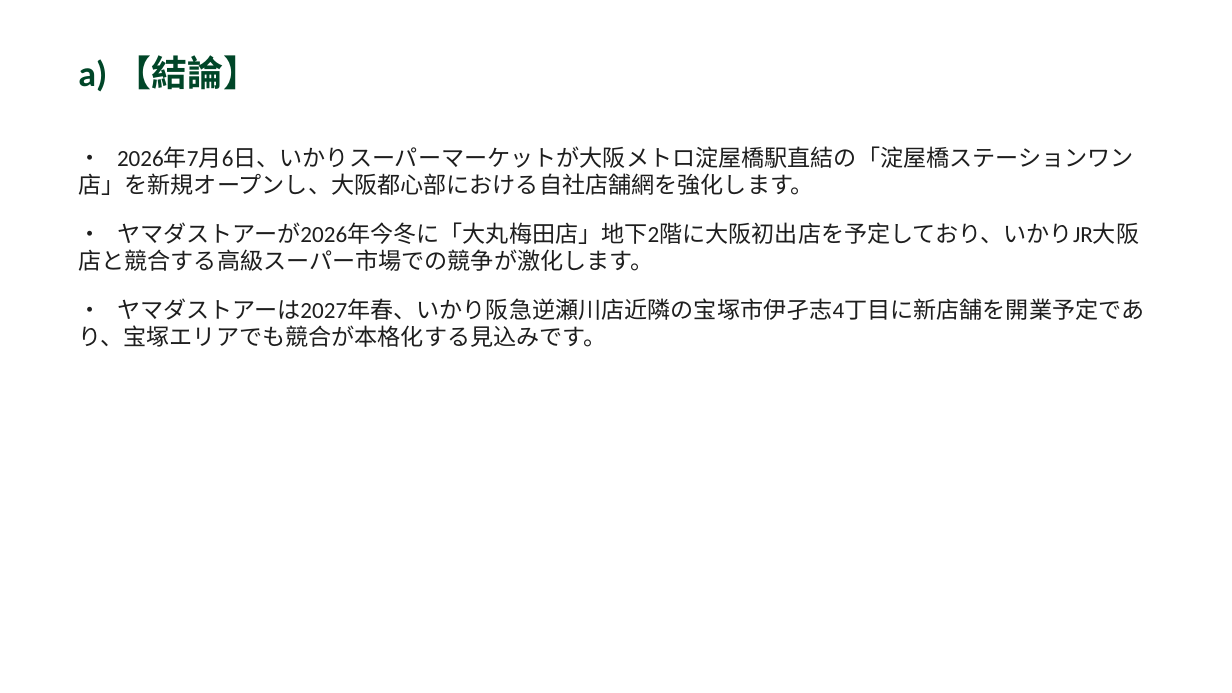
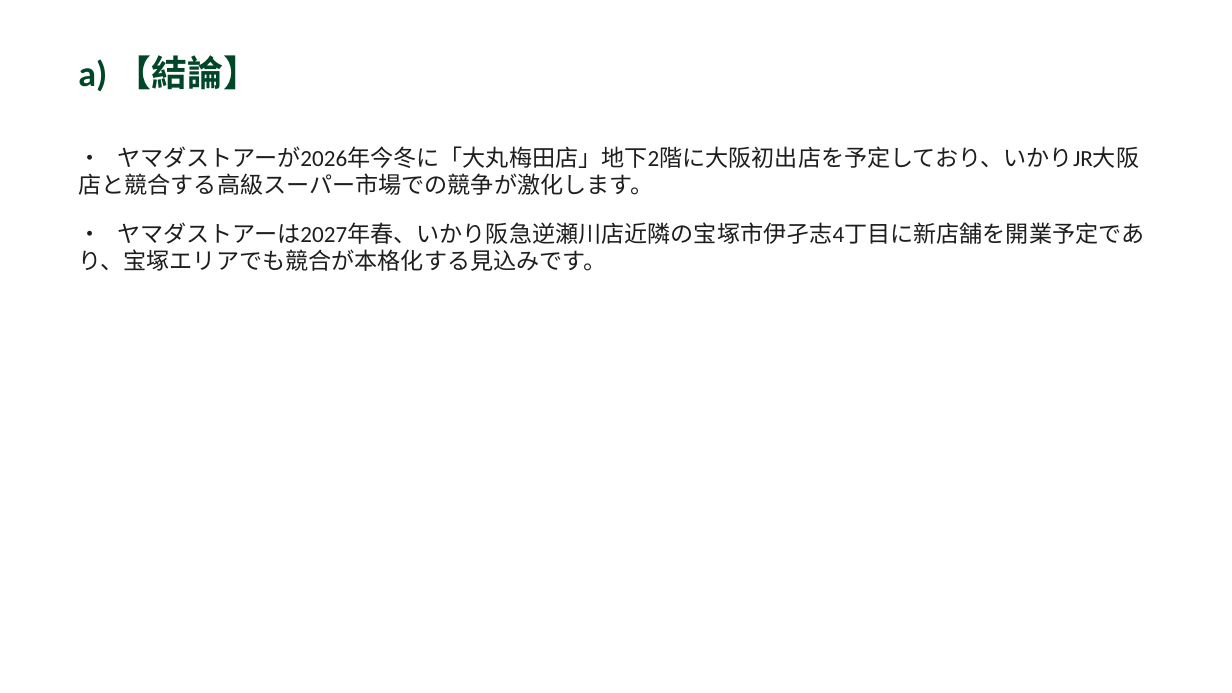
Before and after one commit to yutatbgt-bit/Competitive-research, a slide deck: slide 2 of report/2026_06_18_competitive_report.pptx. Drawn at 1232x693 pixels with LibreOffice and Linux fonts; fonts in the diff are those of the drawing. Boxes give left, top, right and bottom in pixels: in the first picture for what was removed or moved away, otherwise in the second. Text is boxed around its words. In the diff, an @@ line names an element or a change of style, - is before the commit and + after.

```diff
--- a/report/2026_06_18_competitive_report.pptx
+++ b/report/2026_06_18_competitive_report.pptx
@@ text at (78,146,1134,195): paragraph removed @@
-・ 2026年7月6日、いかりスーパーマーケットが大阪メトロ淀屋橋駅直結の「淀屋橋ステーションワン店」を新規オープンし、大阪都心部における自社店舗網を強化します。
```
Also in this commit, not shown: 4 other slides changed, 2 other files.
